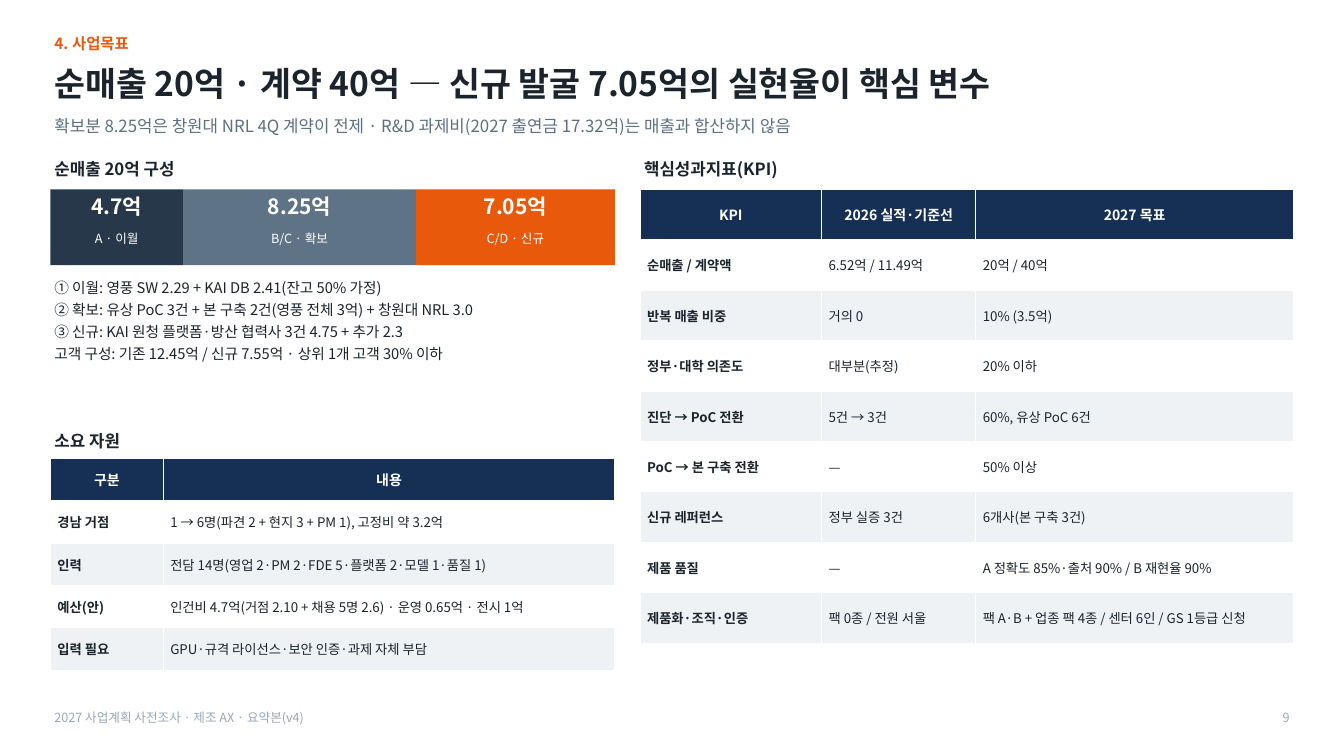
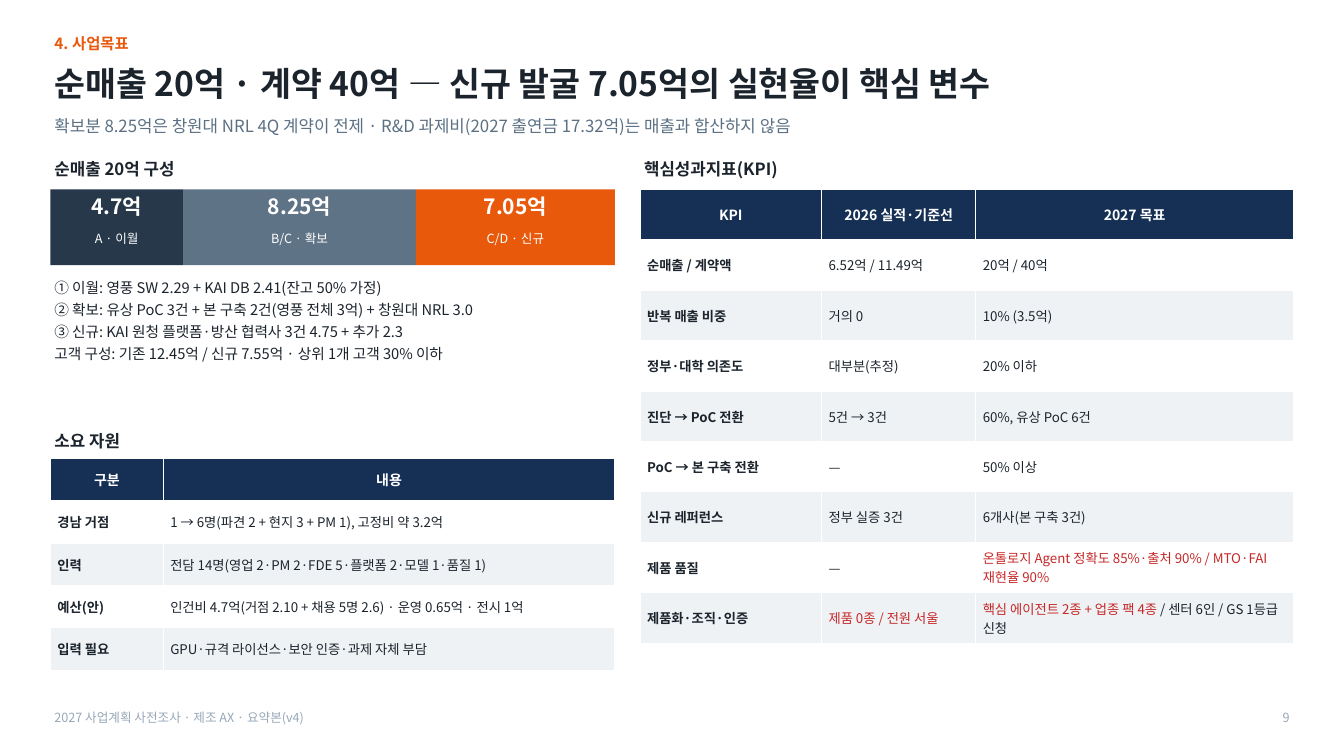
Before and after one commit to Jacob-Yeom/claude, a slide deck: slide 10 of output/2027_mfg_AX_summary_v4_1_product_roadmap_supplement.pptx. Drawn at 1344x756 pixels with LibreOffice and Linux fonts; fonts in the diff are those of the drawing. Boxes give left, top, right and bottom in pixels: in the first picture for what was removed or moved away, otherwise in the second. Text is boxed around its words. In the diff, an @@ line names an element or a change of style, - is before the commit and + after.

```diff
--- a/output/2027_mfg_AX_summary_v4_1_product_roadmap_supplement.pptx
+++ b/output/2027_mfg_AX_summary_v4_1_product_roadmap_supplement.pptx
@@ table at box(640, 190, 1294, 643) @@
-row 8, column 3: A 정확도 85%·출처 90% / B 재현율 90%
+row 8, column 3: 온톨로지 Agent 정확도 85%·출처 90% / MTO·FAI 재현율 90%
-row 9, column 2: 팩 0종 / 전원 서울
+row 9, column 2: 제품 0종 / 전원 서울
-row 9, column 3: 팩 A·B + 업종 팩 4종 / 센터 6인 / GS 1등급 신청
+row 9, column 3: 핵심 에이전트 2종 + 업종 팩 4종 / 센터 6인 / GS 1등급 신청
```
Also in this commit, not shown: 9 other slides changed, 2 other files.
